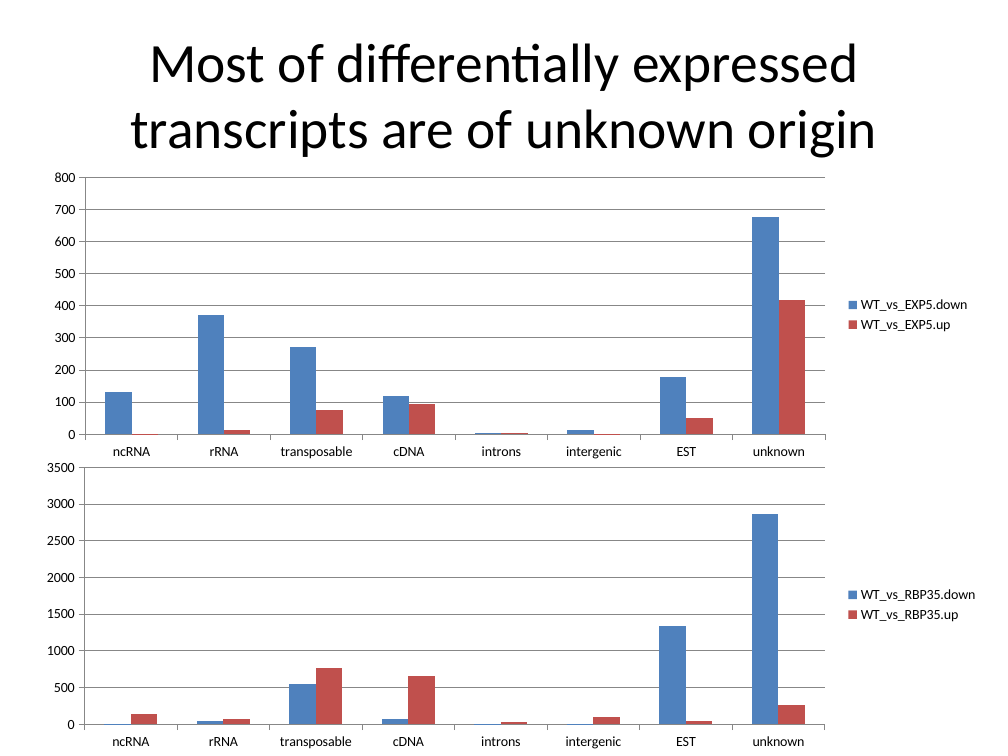
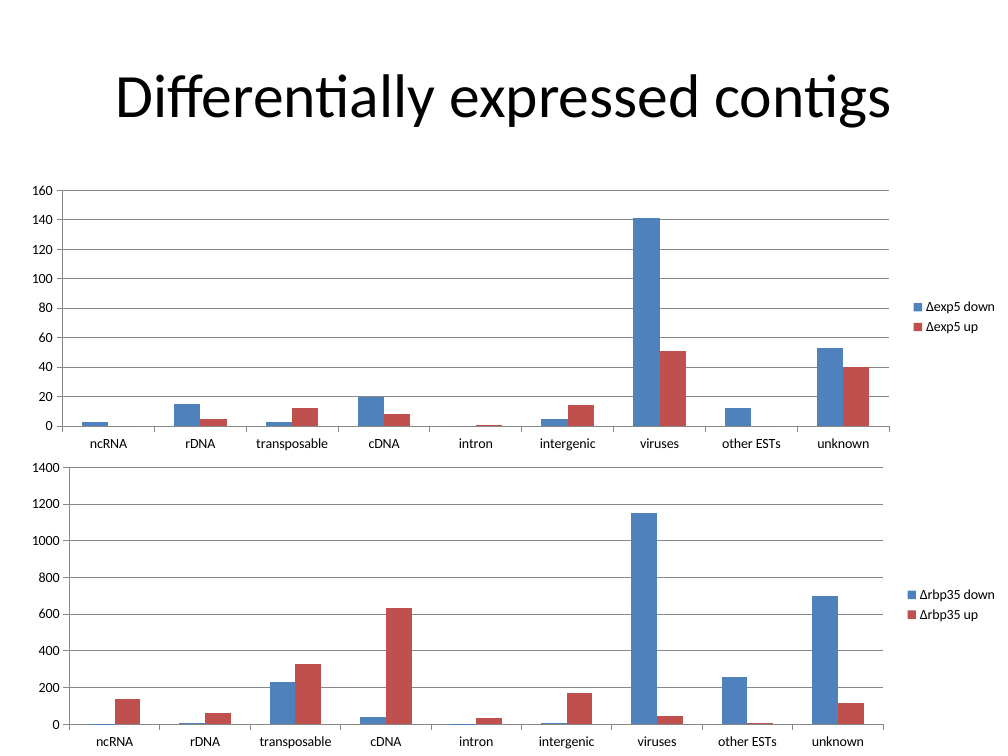
Before and after one commit to wilkinsonlab/m-oryzae-polya, a slide deck: slide 45 of doc/small/small_presentation.pptx (slide 47 before the commit). Drawn at 1008x756 pixels with LibreOffice and Linux fonts; fonts in the diff are those of the drawing. Boxes give left, top, right and bottom in pixels: in the first picture for what was removed or moved away, otherwise in the second. Text is boxed around its words. In the diff, an @@ line names an element or a change of style, - is before the commit and + after.

```diff
--- a/doc/small/small_presentation.pptx
+++ b/doc/small/small_presentation.pptx
@@ title at [115,74,891,128]: text changed; size 39.6 to 44 pt @@
-Most of differentially expressed transcripts are of unknown origin
+Differentially expressed contigs
@@ column chart at [12,177,1008,458] @@
-categories: ncRNA, rRNA, transposable, cDNA, introns, intergenic, EST, unknown
+categories: ncRNA, rDNA, transposable, cDNA, intron, intergenic, viruses, other ESTs, unknown
-WT_vs_EXP5.down: 130, 370, 270, 120, 0, 10, 180, 680
+∆exp5 down: 3, 15, 3, 20, 0, 5, 141, 12, 53
-WT_vs_EXP5.up: 0, 10, 80, 90, 0, 0, 50, 420
+∆exp5 up: 0, 5, 12, 8, 1, 14, 51, 0, 40
@@ column chart: place and size @@
-column chart at [35,163,980,466]
+column chart at [12,177,1008,458]
@@ column chart at [12,454,1008,756] @@
-categories: ncRNA, rRNA, transposable, cDNA, introns, intergenic, EST, unknown
+categories: ncRNA, rDNA, transposable, cDNA, intron, intergenic, viruses, other ESTs, unknown
-WT_vs_RBP35.down: 10, 40, 540, 70, 10, 10, 1340, 2870
+∆rbp35 down: 0, 10, 230, 40, 0, 10, 1150, 260, 700
-WT_vs_RBP35.up: 140, 80, 760, 660, 30, 100, 40, 270
+∆rbp35 up: 140, 60, 330, 640, 30, 170, 50, 0, 120
@@ column chart: place and size @@
-column chart at [28,454,989,756]
+column chart at [12,454,1008,756]
```
Also in this commit, not shown: 3 other slides changed, 2 slides removed, 6 other files.
